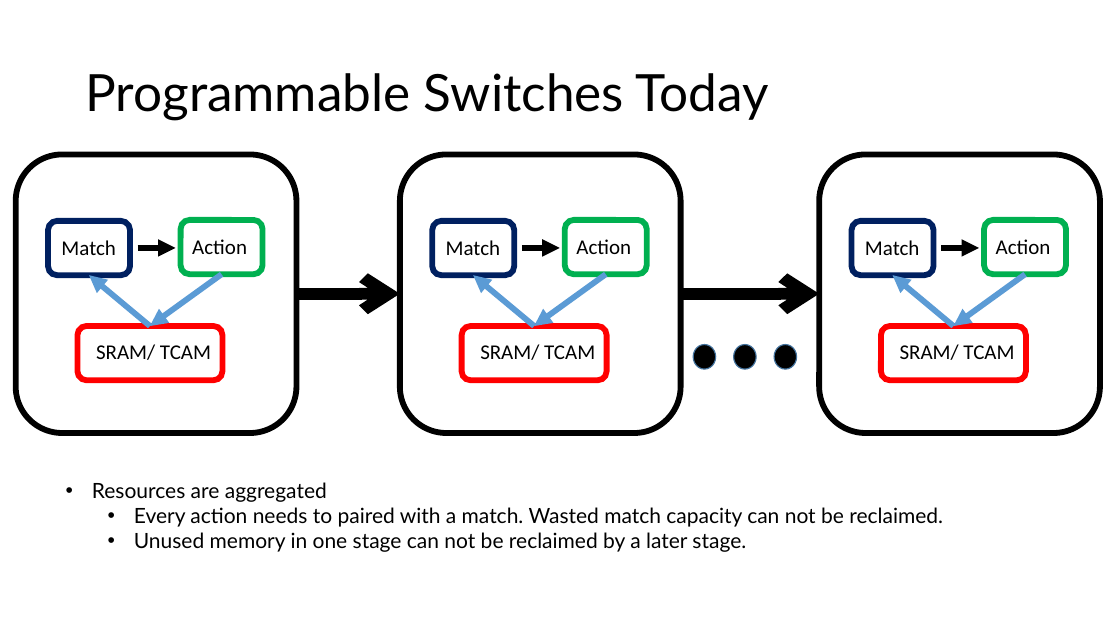
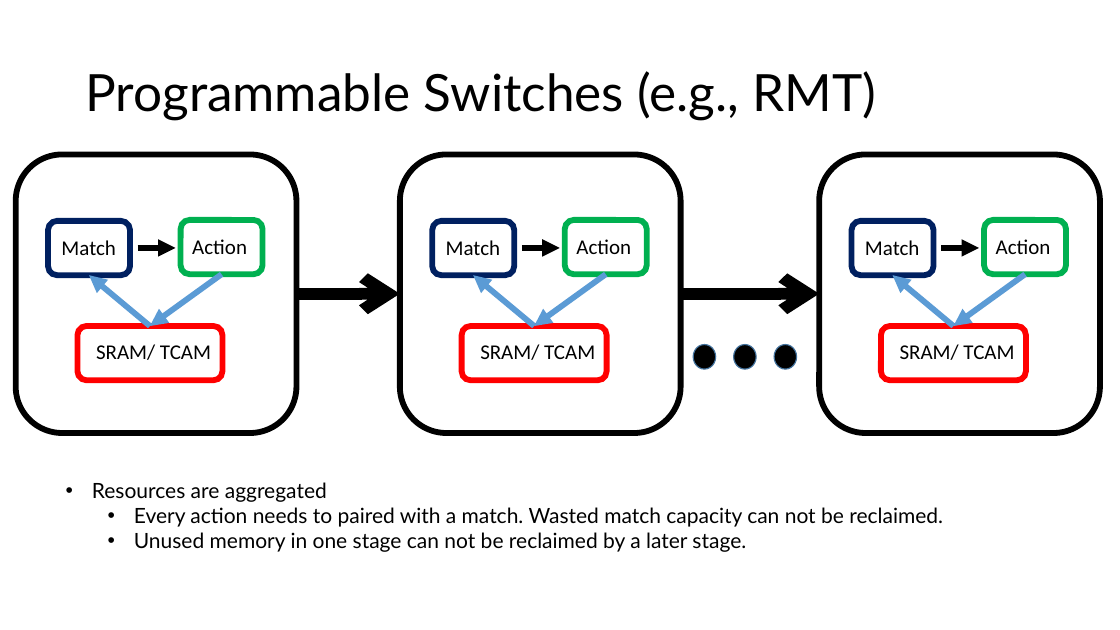
Before and after one commit to anirudhSK/drmt_talk, a slide deck: slide 2 of drmt.pptx. Drawn at 1120x630 pixels with LibreOffice and Linux fonts; fonts in the diff are those of the drawing. Boxes give left, top, right and bottom in pixels: in the first picture for what was removed or moved away, otherwise in the second. Text is boxed around its words. In the diff, an @@ line names an element or a change of style, - is before the commit and + after.

```diff
--- a/drmt.pptx
+++ b/drmt.pptx
@@ title at (85, 71, 876, 120): text changed @@
-Programmable Switches Today
+Programmable Switches (e.g., RMT)
```
Also in this commit, not shown: 5 slides added.
